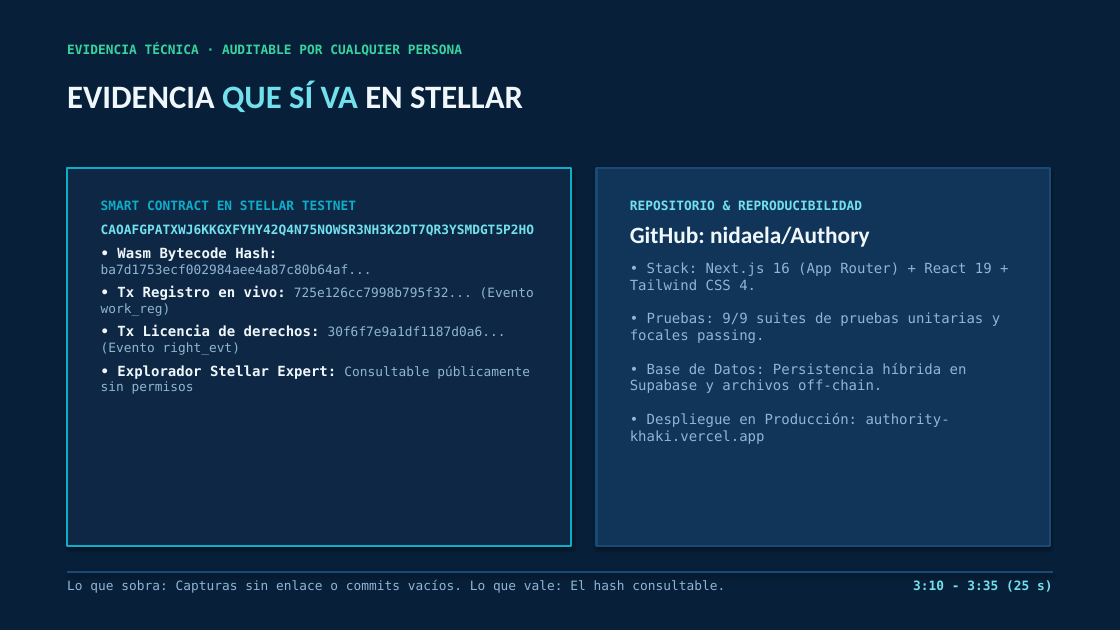
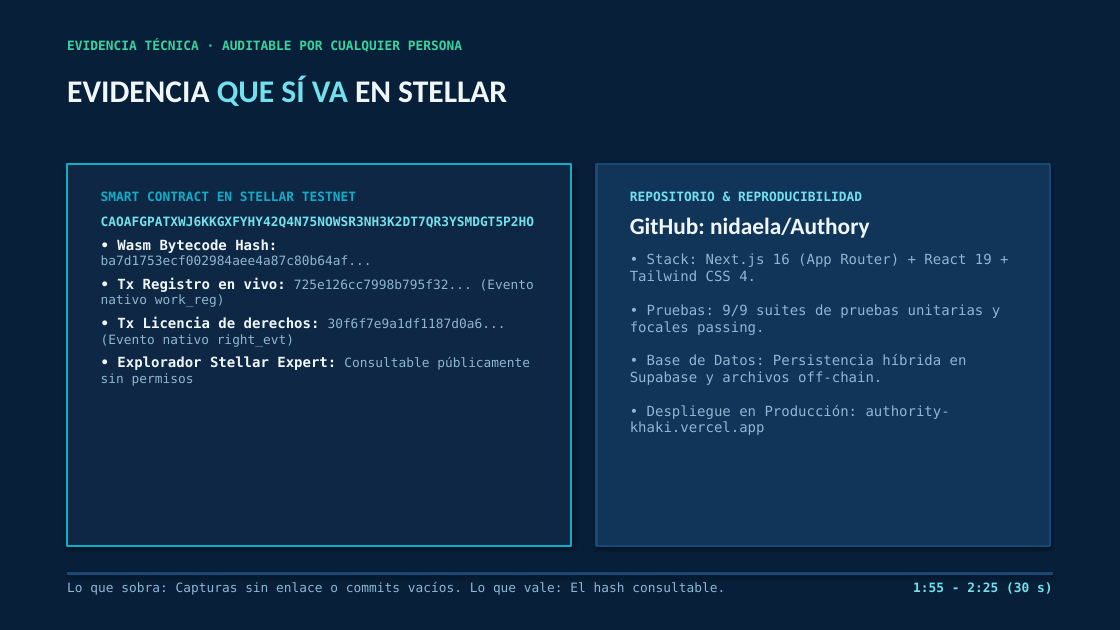
Before and after one commit to aeh-bonilla/authority, a slide deck: slide 5 of docs/semana5/Authory_Demo_Day_Stellar.pptx (slide 6 before the commit). Drawn at 1120x630 pixels with LibreOffice and Linux fonts; fonts in the diff are those of the drawing. Boxes give left, top, right and bottom in pixels: in the first picture for what was removed or moved away, otherwise in the second. Text is boxed around its words. In the diff, an @@ line names an element or a change of style, - is before the commit and + after.

```diff
--- a/docs/semana5/Authory_Demo_Day_Stellar.pptx
+++ b/docs/semana5/Authory_Demo_Day_Stellar.pptx
@@ text "EVIDENCIA TÉCNICA · AUDITABLE POR ...": place and size @@
-text "EVIDENCIA TÉCNICA · AUDITABLE POR ..." at (67,44,462,56)
+text "EVIDENCIA TÉCNICA · AUDITABLE POR ..." at (67,40,462,52)
@@ text "EVIDENCIA QUE SÍ VA EN ..." at (67,76,507,106): size 28 to 27 pt @@
@@ rectangle: place and size @@
-rectangle at (67,168,571,546)
+rectangle at (67,164,571,546)
@@ rectangle: place and size @@
-rectangle at (597,168,1050,546)
+rectangle at (597,164,1050,546)
@@ text "SMART CONTRACT EN STELLAR TESTNET": place and size @@
-text "SMART CONTRACT EN STELLAR TESTNET" at (101,200,535,394)
+text "SMART CONTRACT EN STELLAR TESTNET" at (101,191,535,386)
@@ text "REPOSITORIO & REPRODUCIBILIDAD": place and size @@
-text "REPOSITORIO & REPRODUCIBILIDAD" at (630,200,1000,444)
+text "REPOSITORIO & REPRODUCIBILIDAD" at (630,191,1000,435)
@@ text at (101,277,534,347): text changed @@
-• Tx Registro en vivo: 725e126cc7998b795f32... (Evento work_reg)
-• Tx Licencia de derechos: 30f6f7e9a1df1187d0a6... (Evento right_evt)
+• Tx Registro en vivo: 725e126cc7998b795f32... (Evento nativo work_reg)
+• Tx Licencia de derechos: 30f6f7e9a1df1187d0a6... (Evento nativo right_evt)
@@ text at (913,582,1052,594): text changed @@
-3:10 - 3:35 (25 s)
+1:55 - 2:25 (30 s)
```
Also in this commit, not shown: 7 other slides changed, 1 slide added, 3 other files.
